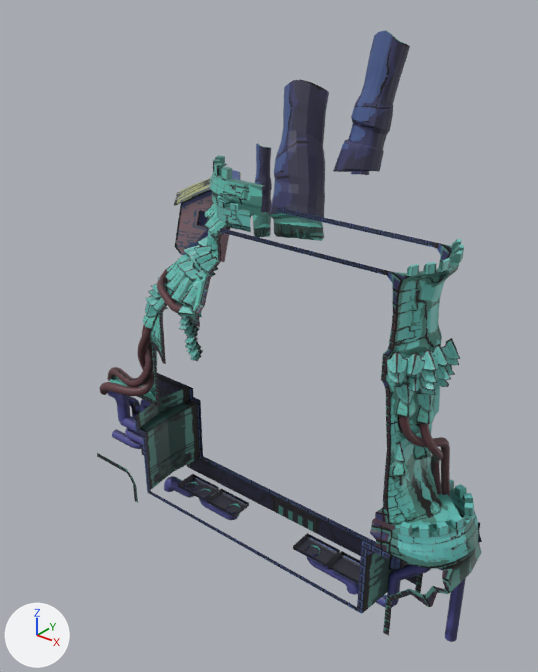
The FBX model Assets/Meshes/Fortress.fbx: old version first, new version second.
The view is the same before and after, from a 50 mm camera at (42.0, -53.1, 46.7) aimed at (-2.5, 2.5, 12.2). Lighting does not change. The marker at lower left points along +X, +Y and +Z. Where no turn or scale is listed for an object, it has been applied to the vertices. Vertices at the same position are counted once.

The first picture shows 'Armor', 'ArmorBack', 'ArmorBack.001', 'ArmorUnderground', 'CablesFront', 'Chimneys', 'House.001', 'Scales', 'Scales.001', 'Tubes', 'Underground', 'UndergroundBackground'.
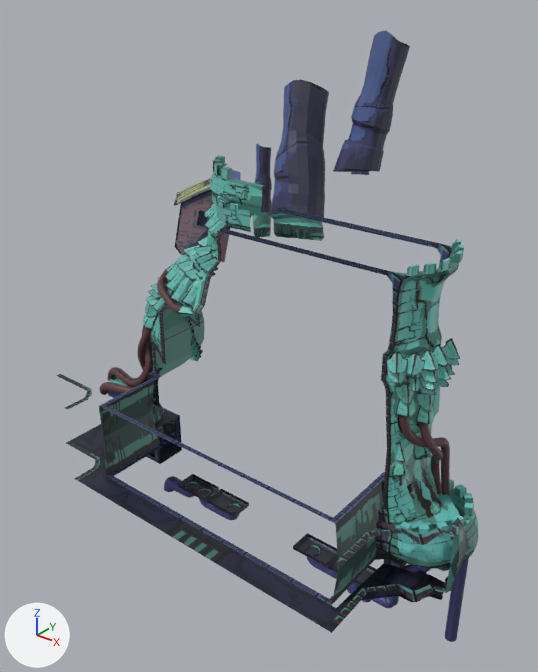
Location of each change, [x1, y1, x2, y2] in pixels of the pictures (538 x 672 px):
'ArmorUnderground', turned
    before: [97, 387, 482, 636]
    after: [56, 368, 467, 624]
'UndergroundBackground', turned
    before: [153, 371, 482, 585]
    after: [70, 424, 444, 633]
'ArmorBack', reshaped (9% wider, 11% taller)
    before: [110, 225, 230, 407]
    after: [110, 205, 241, 407]
part 1 of me_cube_018, built on
    before: [143, 350, 157, 385]
    after: [156, 205, 241, 376]

What the commit changed:
me_cube_018 is used by ob_armorback; location (0.0, 0.0, 0.0).
me_cube_018 had 1048 vertices, 944 faces and spanned x -25.4..-2.5, y -5.7..2.9, z -0.1..27.0.
me_cube_018 now has 1214 vertices, 1104 faces and spans x -25.4..-2.1, y -5.7..8.8, z -0.1..28.0.
Part 1, on me_cube_018:
6 vertices are removed from x -18.6..-2.9, y -2.1..2.0, z 3.0..27.0.
8 faces are deleted.
1 vertex moves from x -19.7, y 0.6, z 1.6 to x -19.6, y 0.6, z 1.6.
151 vertices are added at x -19.5..-2.1, y -2.1..8.8, z 2.7..28.0.
10 new vertices lie (0.3, 0.0, 0.5) away from vertices in x -7.8..-2.5, y -2.1..1.9, z 26.1..27.0.
5 new vertices lie (0.3, 0.0, 0.5) away from vertices in x -6.4..-3.9, y -1.6..0.6, z 27.4..27.5.
6 new vertices lie (0.2, 0.1, 0.5) away from vertices in x -18.9..-3.0, y -2.1..5.9, z 10.7..27.4.
168 new faces join them.
Object 'ArmorUnderground' (ob_armorunderground) turns from (0, 0, 0) to (-90, 0, 0) degrees about x, y and z.
Object 'UndergroundBackground' (ob_undergroundbackground) turns from (0, 0, 0) to (-90, 0, 0) degrees about x, y and z.
